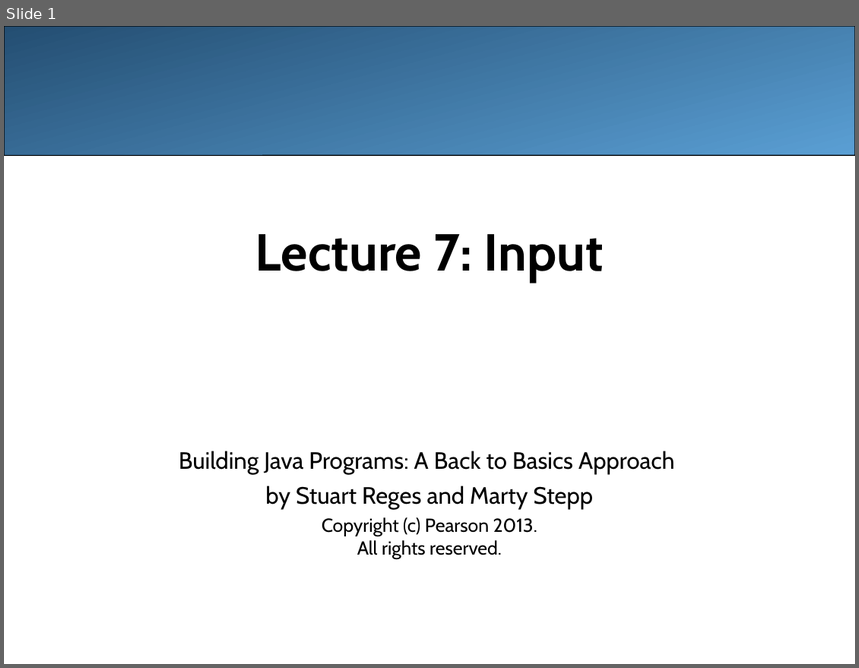
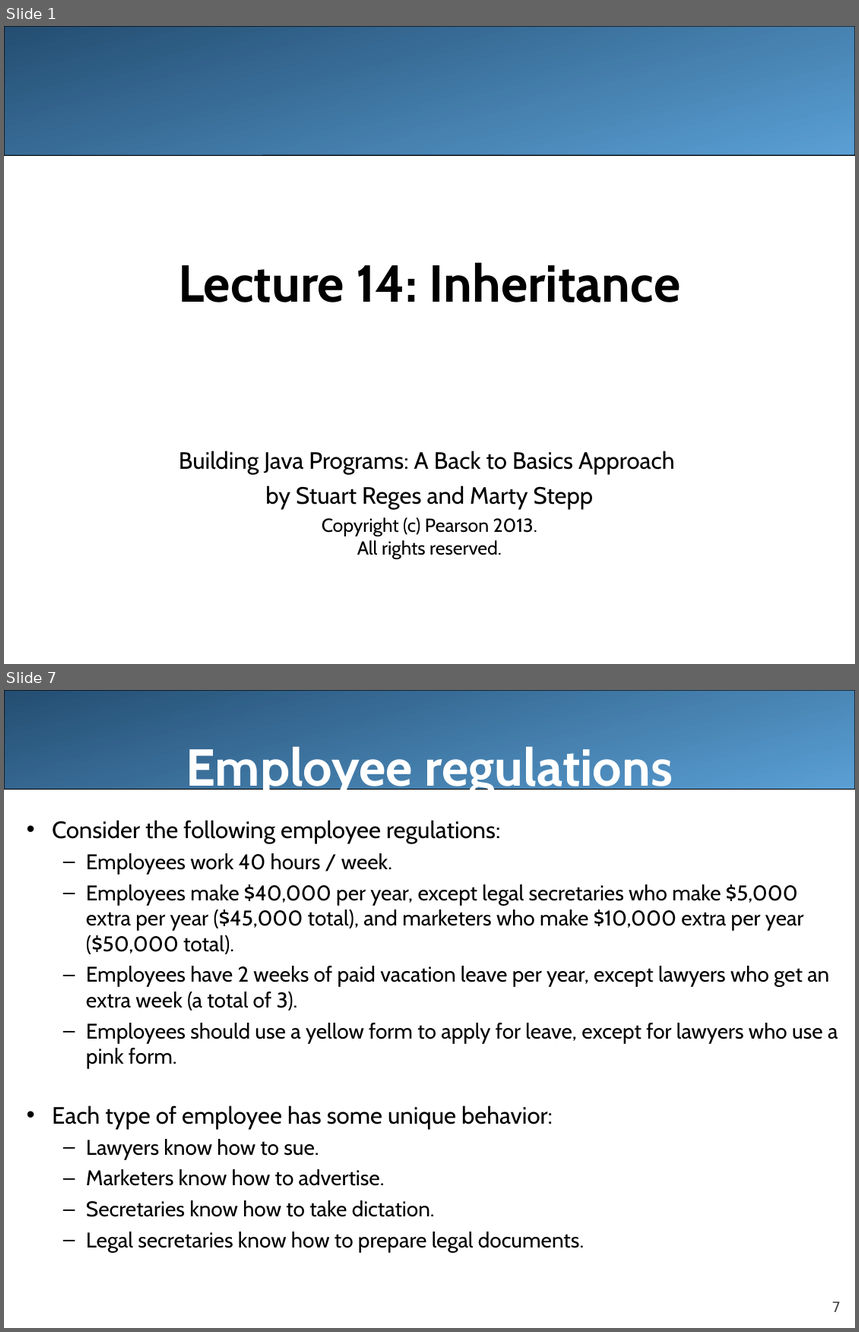
Before and after one commit to LongBaoNguyen/longbaonguyen.github.io, a slide deck: courses/apcsa/lecture14.ppt. Shown one above the other, each under a label of ours: slide 1 before the commit, slides 1 and 7 after it; the slides between them are not shown. The pictures are 859x668 and 859x1332 pixels, drawn with LibreOffice and Linux fonts; fonts in the diff are those of the drawing. Boxes give left, top, right and bottom in pixels: in the first picture for what was removed or moved away, otherwise in the second. Text is boxed around its words. In the diff, an @@ line names an element or a change of style, - is before the commit and + after.

Commit message:
inheritance

```diff
--- a/courses/apcsa/lecture14.ppt
+++ b/courses/apcsa/lecture14.ppt
@@ slide 7 added at box(4, 690, 855, 1328), background #FFFFFF @@
@@ rounded rectangle added at box(4, 690, 855, 790), fill gradient #244E72 to #5A9FD4, outline #000000 0.74 pt @@
@@ title added at box(186, 746, 673, 797), 44 pt, text #FFFFFF, bold @@
+Employee regulations
@@ text added at box(52, 820, 838, 1252), 18 pt, text #000000 @@
+• Consider the following employee regulations:
+  – Employees work 40 hours / week.
+  – Employees make $40,000 per year, except legal secretaries who make $5,000 extra per year ($45,000 total), and marketers who make $10,000 extra per year ($50,000 total).
+  – Employees have 2 weeks of paid vacation leave per year, except lawyers who get an extra week (a total of 3).
+  – Employees should use a yellow form to apply for leave, except for lawyers who use a pink form.
+• Each type of employee has some unique behavior:
+  – Lawyers know how to sue.
+  – Marketers know how to advertise.
+  – Secretaries know how to take dictation.
+  – Legal secretaries know how to prepare legal documents.
@@ page number added at box(832, 1302, 841, 1312), 12 pt, text #424242 @@
+7
@@ slide 1 changed as well @@
@@ title at box(178, 262, 680, 303): text changed @@
-Lecture 7: Input
+Lecture 14: Inheritance
```
Also in this commit, not shown: 1 other slide changed, 20 other slides added, 34 slides removed, 27 other files.
